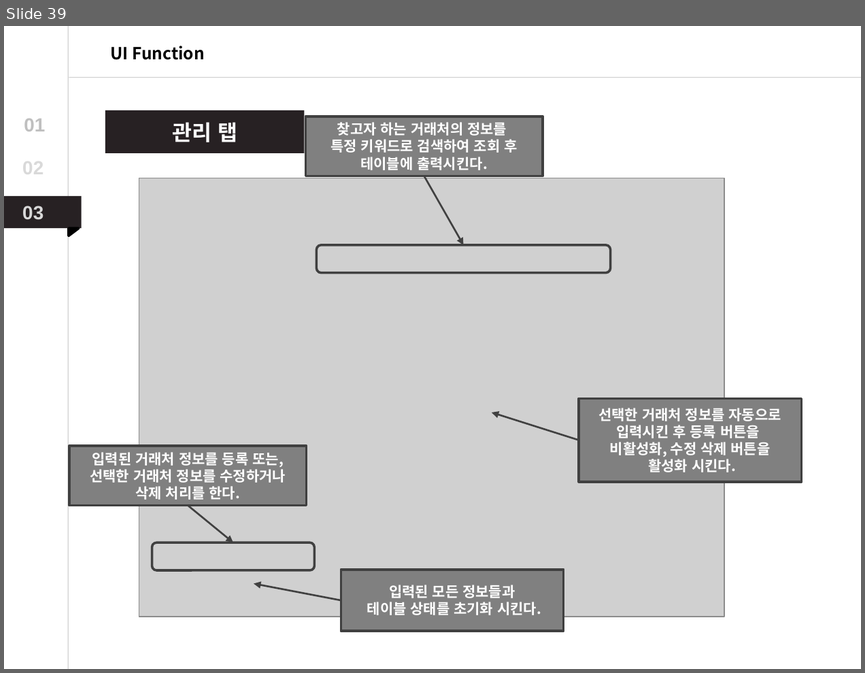
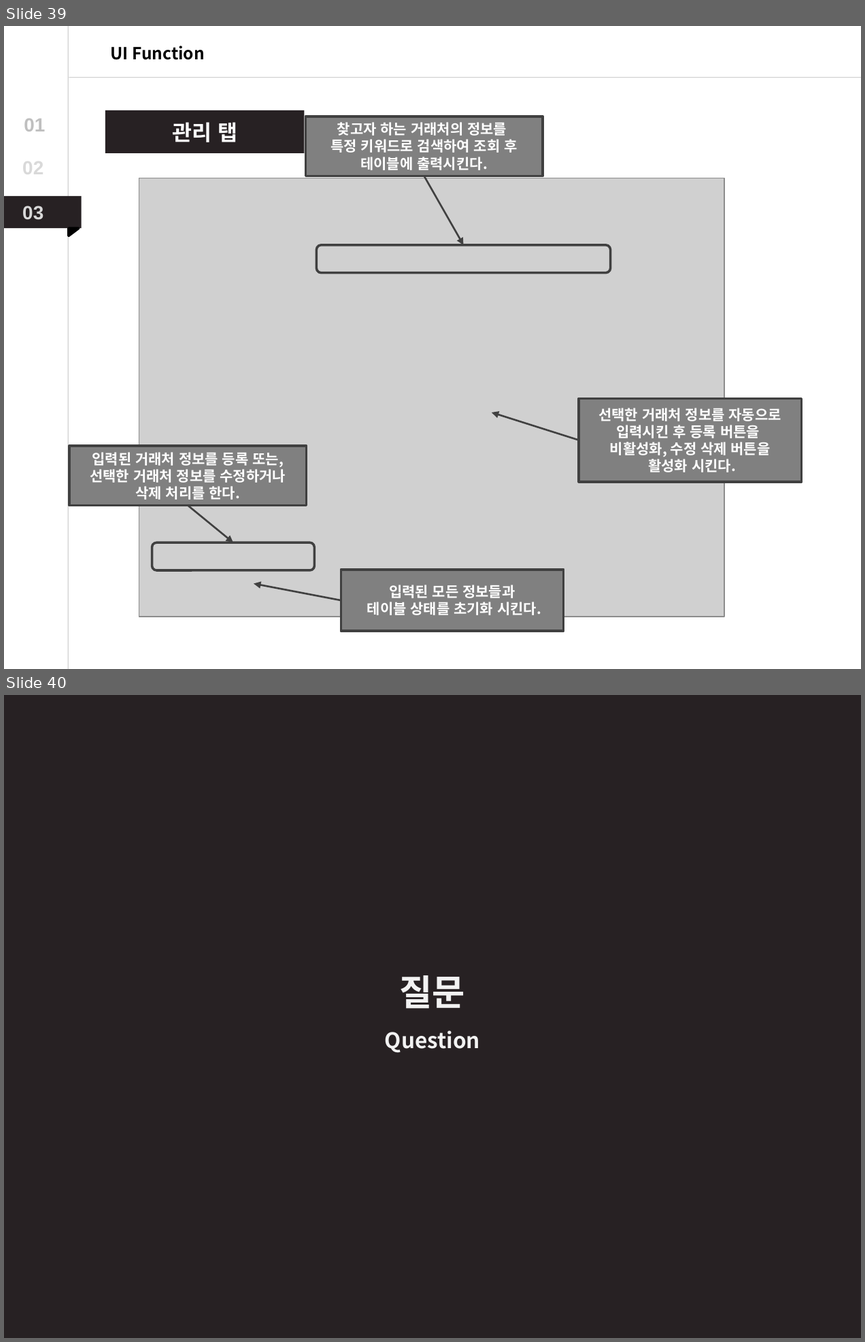
Before and after one commit to Dong-Jun-Shin/COMP_project, a slide deck: Document/DOC_source/ppt/COMP_Project_ppt.pptx. Shown one above the other, each under a label of ours: slide 39 before the commit, slides 39 and 40 after it. The pictures are 865x673 and 865x1342 pixels, drawn with LibreOffice and Linux fonts; fonts in the diff are those of the drawing; grey boxes stand for pictures. Boxes give left, top, right and bottom in pixels: in the first picture for what was removed or moved away, otherwise in the second. Text is boxed around its words. In the diff, an @@ line names an element or a change of style, - is before the commit and + after.

```diff
--- a/Document/DOC_source/ppt/COMP_Project_ppt.pptx
+++ b/Document/DOC_source/ppt/COMP_Project_ppt.pptx
@@ slide 40 added at (4,695,861,1338), background #272123 @@
@@ text added at (400,975,466,1008), 30 pt, text #F2F2F2, bold @@
+질문
@@ text added at (385,1030,480,1053), 18 pt, text #F2F2F2, bold @@
+Question
```
Also in this commit, not shown: 9 slides changed.
